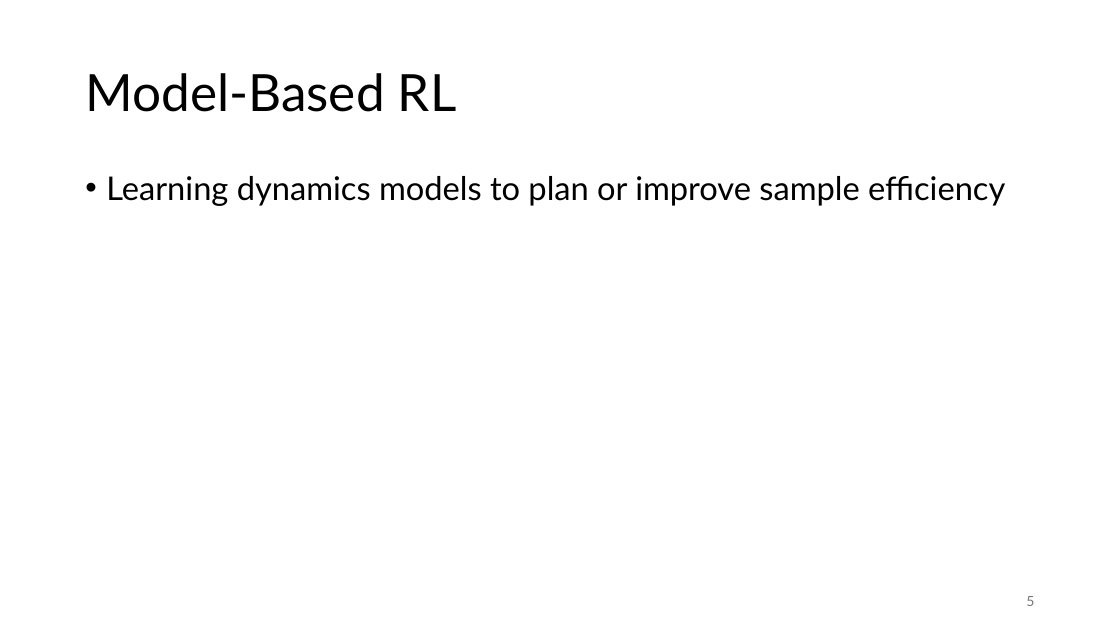
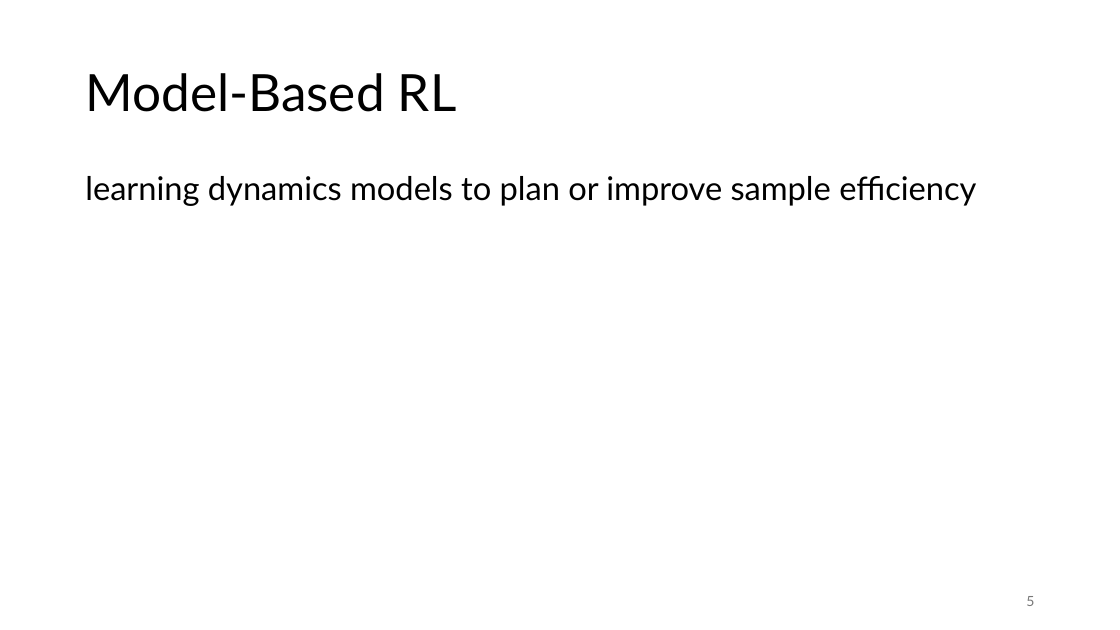
Before and after one commit to FelixWick/reinforcement_learning, a slide deck: slide 5 of slides/5_advanced.pptx. Drawn at 1120x630 pixels with LibreOffice and Linux fonts; fonts in the diff are those of the drawing. Boxes give left, top, right and bottom in pixels: in the first picture for what was removed or moved away, otherwise in the second. Text is boxed around its words. In the diff, an @@ line names an element or a change of style, - is before the commit and + after.

```diff
--- a/slides/5_advanced.pptx
+++ b/slides/5_advanced.pptx
@@ text at bbox=[85, 176, 976, 206]: text changed @@
-• Learning dynamics models to plan or improve sample efficiency
+learning dynamics models to plan or improve sample efficiency
```
Also in this commit, not shown: 11 other slides changed, 1 slide removed.
